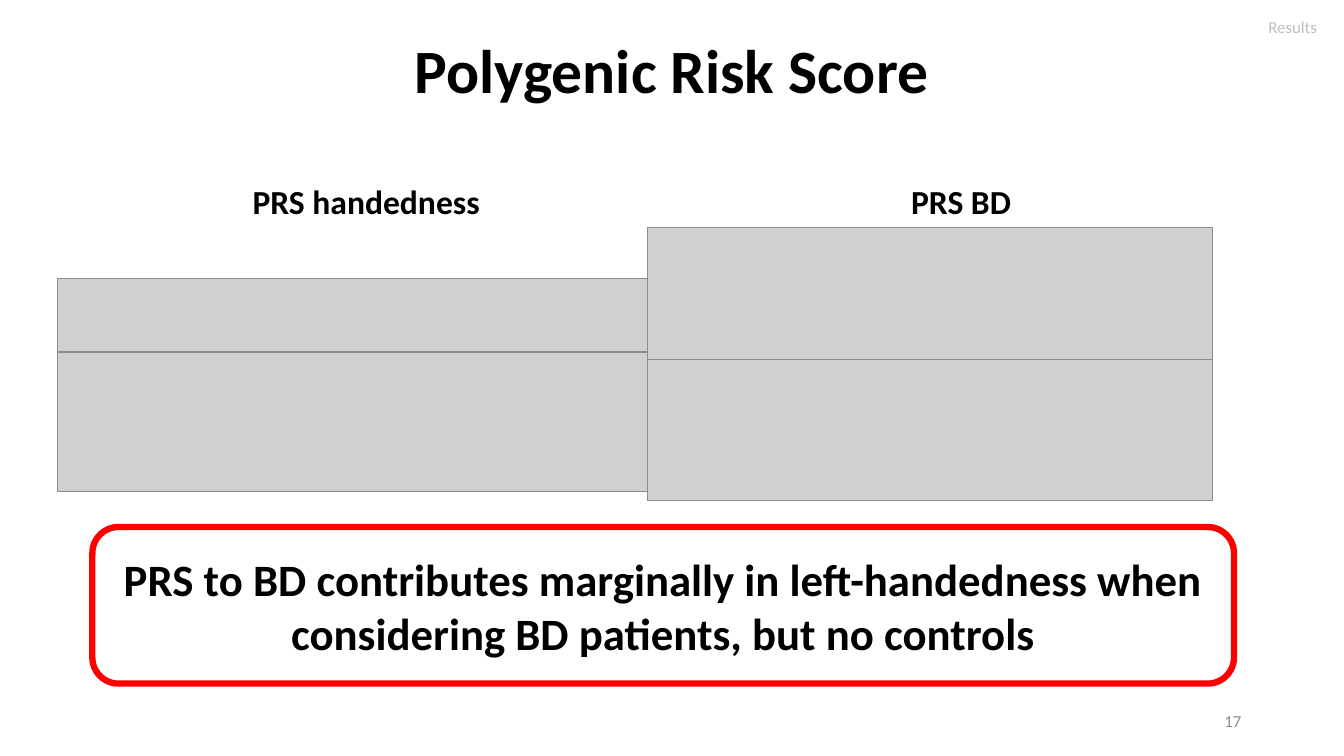
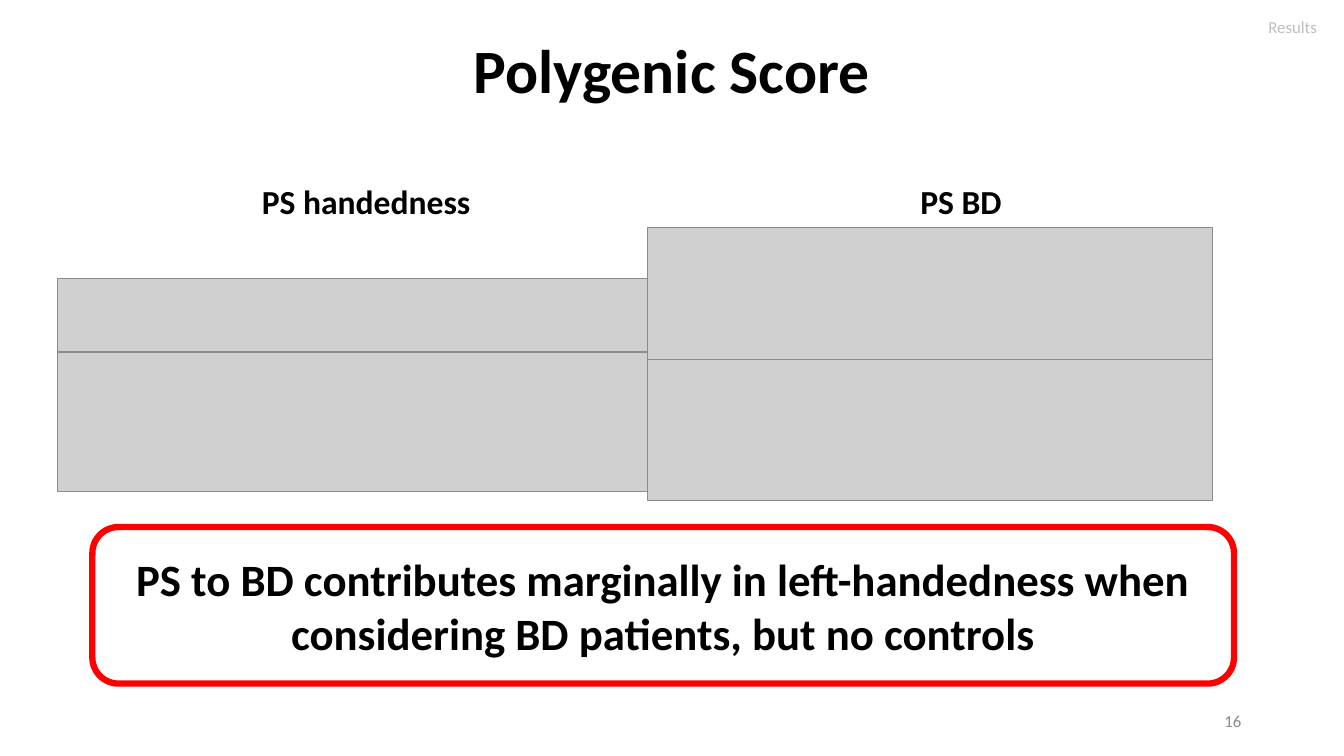
Before and after one commit to igarcia17/EHI_laterality, a slide deck: slide 16 of NorthSeaLateralityCongress_InesGarciaOrtiz.pptx (slide 17 before the commit). Drawn at 1344x756 pixels with LibreOffice and Linux fonts; fonts in the diff are those of the drawing; grey boxes stand for pictures. Boxes give left, top, right and bottom in pixels: in the first picture for what was removed or moved away, otherwise in the second. Text is boxed around its words. In the diff, an @@ line names an element or a change of style, - is before the commit and + after.

```diff
--- a/NorthSeaLateralityCongress_InesGarciaOrtiz.pptx
+++ b/NorthSeaLateralityCongress_InesGarciaOrtiz.pptx
@@ title at bbox=[474, 49, 870, 104]: text changed @@
-Polygenic Risk Score
+Polygenic Score
@@ text at bbox=[262, 190, 470, 215]: text changed @@
-PRS handedness
+PS handedness
@@ text at bbox=[920, 192, 1002, 215]: text changed @@
-PRS BD
+PS BD
@@ text in rounded rectangle at bbox=[136, 564, 1189, 658]: text changed @@
-PRS to BD contributes marginally in left-handedness when considering BD patients, but no controls
+PS to BD contributes marginally in left-handedness when considering BD patients, but no controls
@@ page number removed at bbox=[1224, 716, 1241, 727] @@
-17
@@ page number added at bbox=[1224, 716, 1241, 727], 12 pt, text #8C8C8C @@
+16
```
Also in this commit, not shown: 10 other slides changed, 2 slides added, 1 slide removed, 1 other file.
